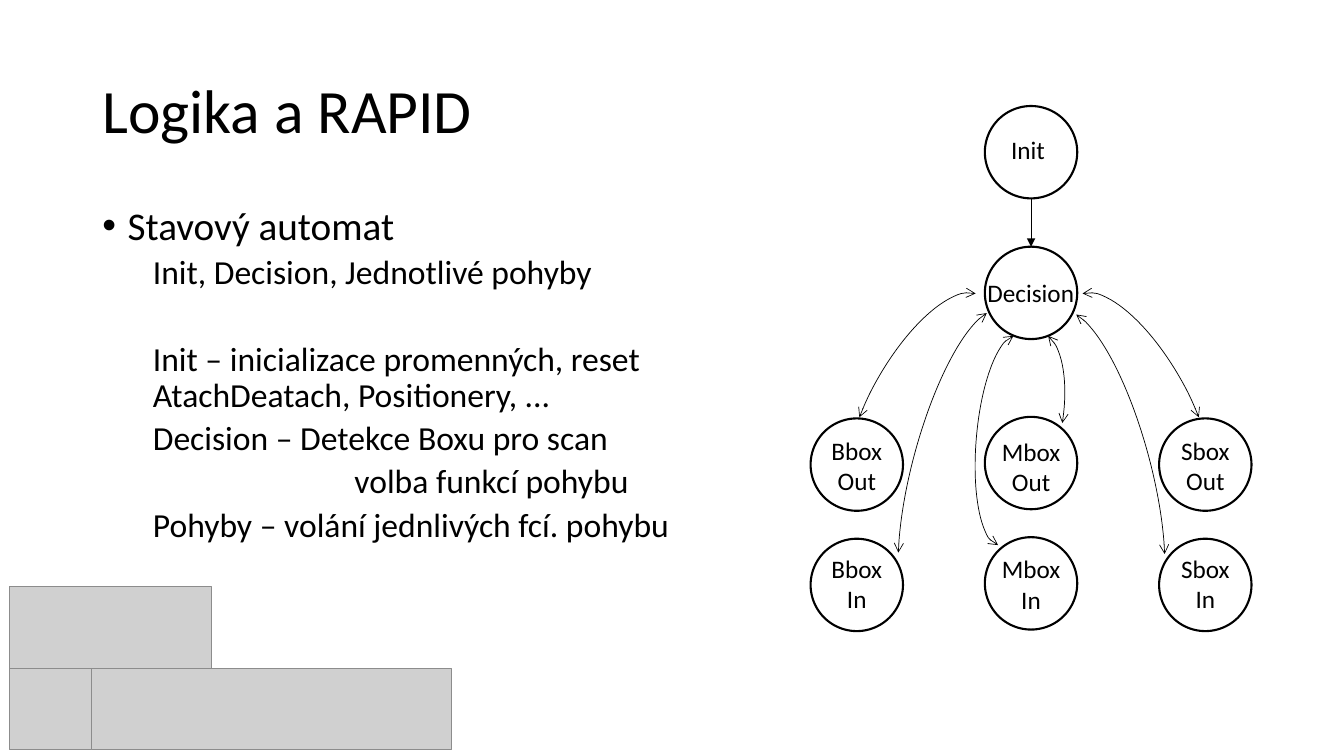
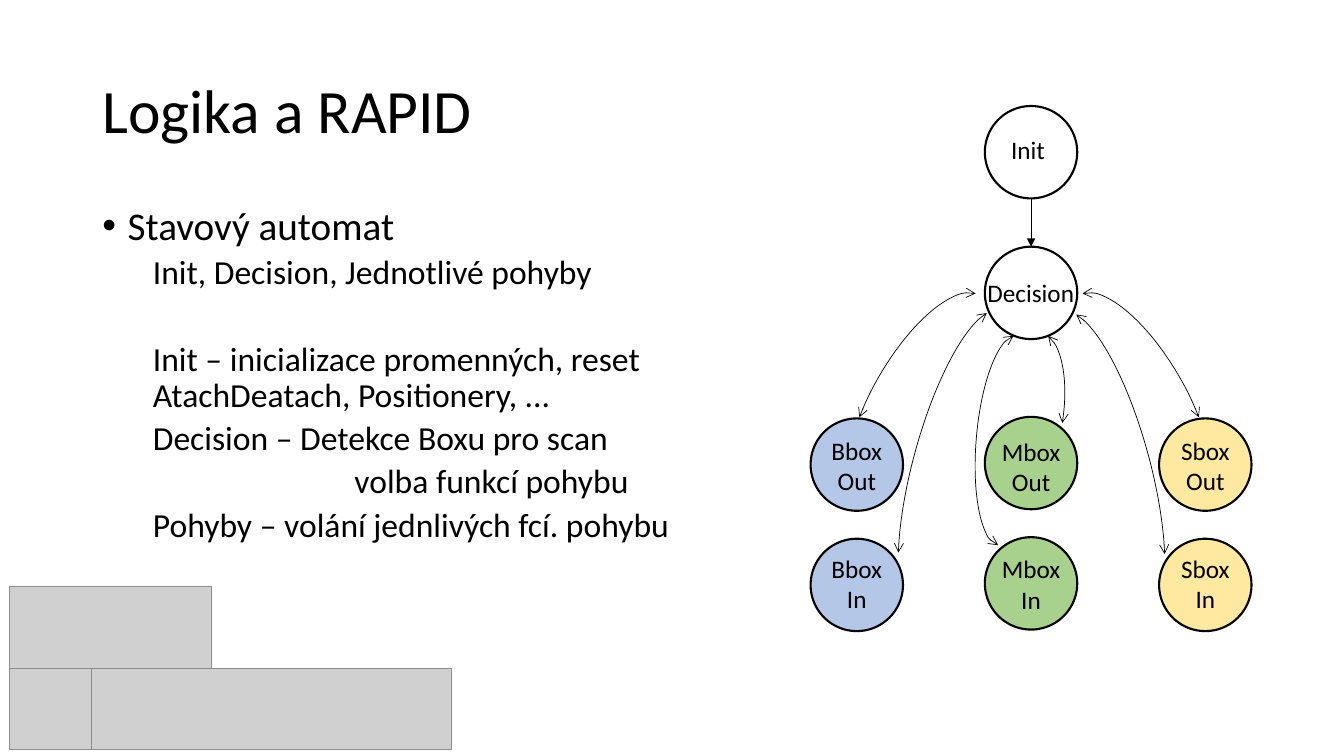
Before and after one commit to Th0masis/skola, a slide deck: slide 10 of VRM/02_Project2/Vizuálna inšpekcia plastových výliskov.pptx. Drawn at 1344x756 pixels with LibreOffice and Linux fonts; fonts in the diff are those of the drawing; grey boxes stand for pictures. Boxes give left, top, right and bottom in pixels: in the first picture for what was removed or moved away, otherwise in the second. Text is boxed around its words. In the diff, an @@ line names an element or a change of style, - is before the commit and + after.

Commit message:
Color edit parts in slides

```diff
--- a/VRM/02_Project2/Vizuálna inšpekcia plastových výliskov.pptx
+++ b/VRM/02_Project2/Vizuálna inšpekcia plastových výliskov.pptx
@@ ellipse at (x1=811, y1=418, x2=903, y2=511): fill none to #B4C7E7 @@
@@ ellipse at (x1=985, y1=417, x2=1078, y2=510): fill none to #A9D18E @@
@@ ellipse at (x1=1159, y1=418, x2=1252, y2=511): fill none to #FFE89F @@
@@ ellipse at (x1=811, y1=538, x2=903, y2=631): fill none to #B4C7E7 @@
@@ ellipse at (x1=985, y1=537, x2=1078, y2=630): fill none to #A9D18E @@
@@ ellipse at (x1=1159, y1=538, x2=1252, y2=631): fill none to #FFE89F @@
```
Also in this commit, not shown: 1 other slide changed.
